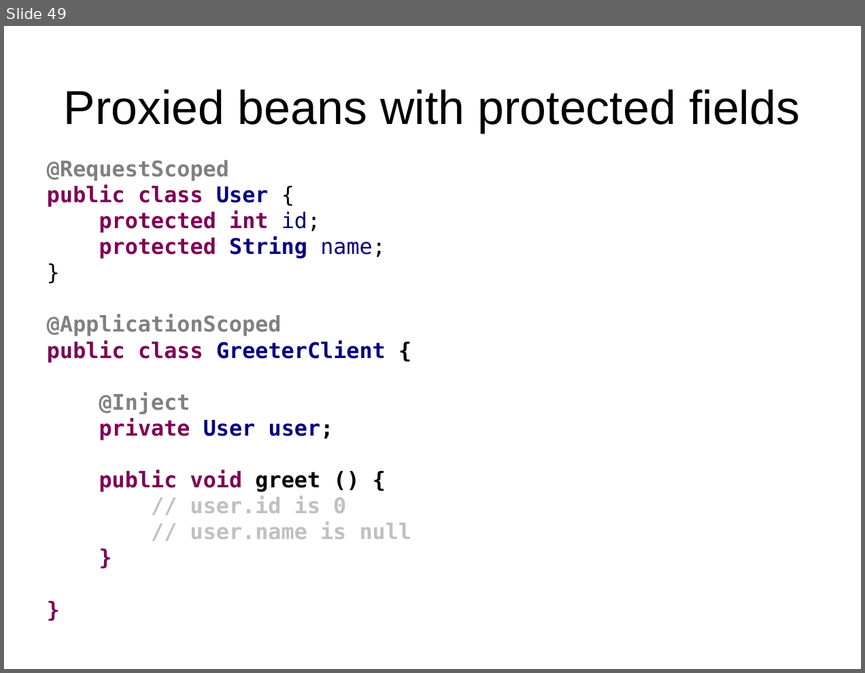
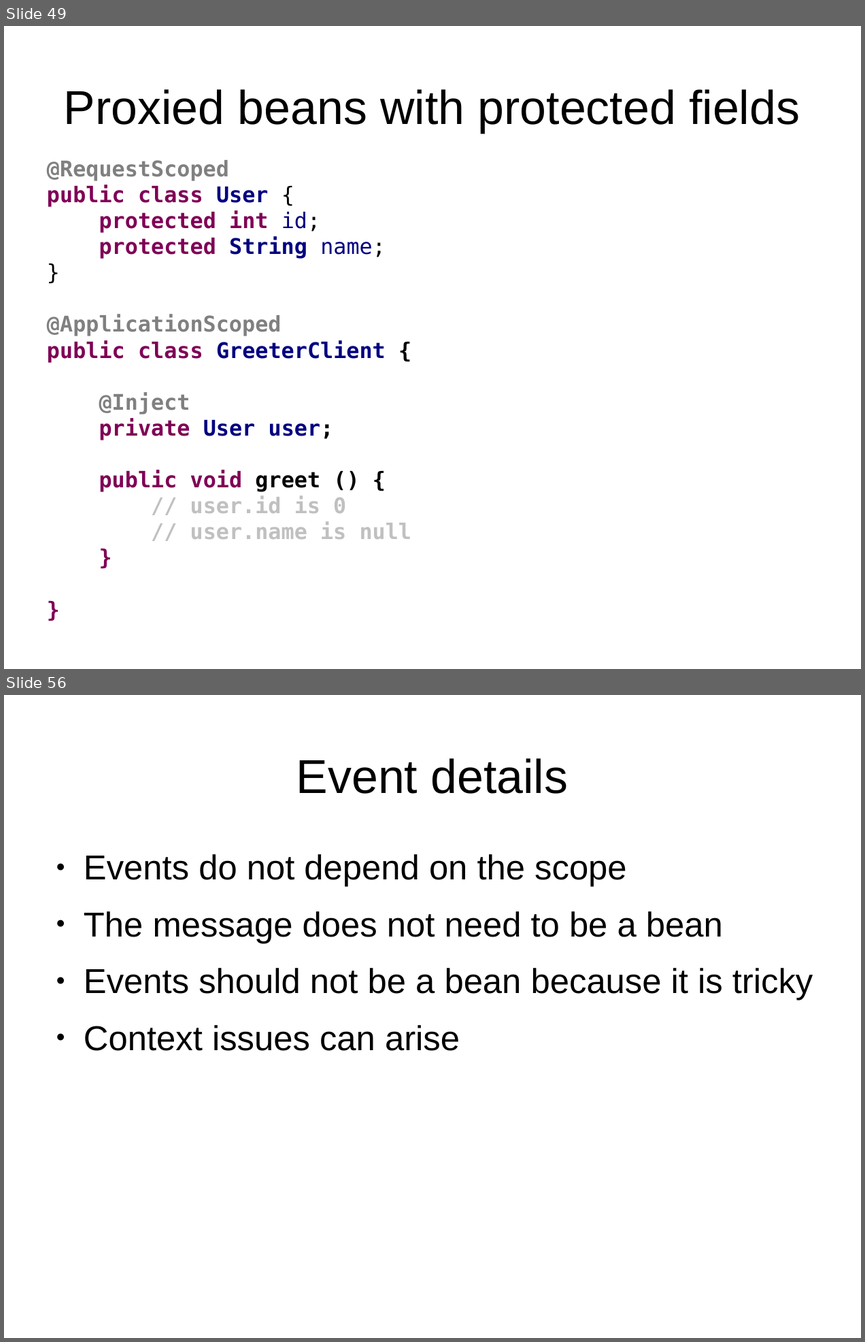
Before and after one commit to FrigoCoder/CDI, a slide deck: CDI.odp. Shown one above the other, each under a label of ours: slide 49 before the commit, slides 49 and 56 after it; the slides between them are not shown. The pictures are 865x673 and 865x1342 pixels, drawn with LibreOffice and Linux fonts; fonts in the diff are those of the drawing. Boxes give left, top, right and bottom in pixels: in the first picture for what was removed or moved away, otherwise in the second. Text is boxed around its words. In the diff, an @@ line names an element or a change of style, - is before the commit and + after.

Commit message:
Producers and events.

```diff
--- a/CDI.odp
+++ b/CDI.odp
@@ slide 56 added at (4, 695, 861, 1338), background #FFFFFF @@
@@ title added at (296, 758, 568, 794), 44 pt, text #000000 @@
+Event details
@@ text added at (84, 854, 813, 1051), 32 pt, text #000000 @@
+● Events do not depend on the scope
+● The message does not need to be a bean
+● Events should not be a bean because it is tricky
+● Context issues can arise
```
Also in this commit, not shown: 9 other slides added, 10 other files.
